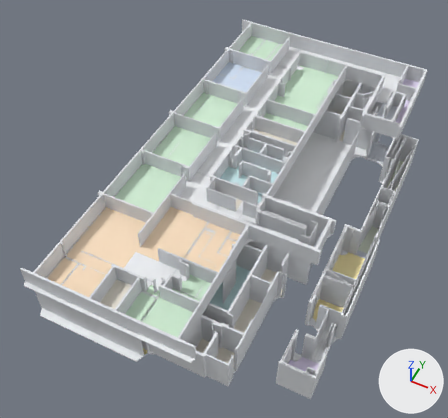
Two versions of the glTF model ProjetoSenaiHub/Arquivos/Map/Novo Projeto Mapa/saida/blender/glb/BlocoA.glb, one commit apart.
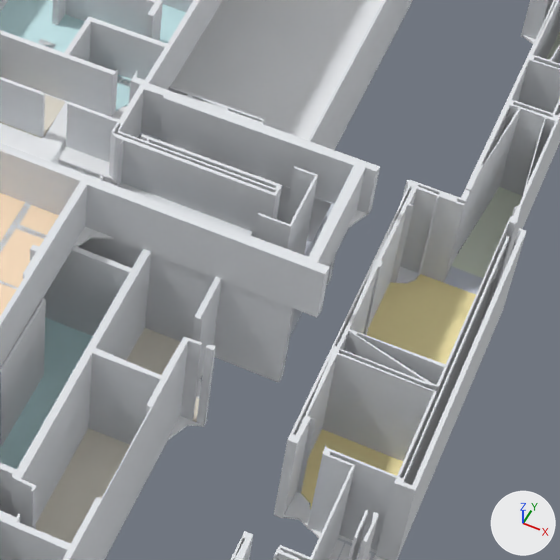
The first picture shows the older version from a 50 mm camera at (122.0, -337.0, 701.0) aimed at (-155.0, 218.0, 8.0). The close-ups show the older and then the newer version on the part from 50% to 87% of the width and 41% to 81% of the height of that picture. Only the edits that show in the close-ups are written down. Arrows for +X, +Y and +Z are at lower right; the lights stay in place. Vertices at exactly the same position are counted once.

Script lines for the objects in view, before the commit:
```python
ob_a0___paredes = bpy.data.objects.new('A0 — Paredes', me_a0___paredes)
ob_a0___paredes.location = (0.0, 0.0, 0.0)
ob_a2___oficina_de_baixa_e_alta_fusão = bpy.data.objects.new('A2 — Oficina de Baixa e Alta Fusão', me_a2___oficina_de_baixa_e_alta_fusão)
ob_a2___oficina_de_baixa_e_alta_fusão.location = (0.0, 0.0, 0.0)
ob_a2___paredes = bpy.data.objects.new('A2 — Paredes', me_a2___paredes)
ob_a2___paredes.location = (0.0, 0.0, 0.0)
ob_a2___piso_das_escadas = bpy.data.objects.new('A2 — Piso das escadas', me_a2___piso_das_escadas)
ob_a2___piso_das_escadas.location = (0.0, 0.0, 0.0)
ob_a___escada_4___paredes = bpy.data.objects.new('A — Escada 4 — Paredes', me_a___escada_4___paredes)
ob_a___escada_4___paredes.location = (0.0, 0.0, 0.0)
# also in view: 'A2 — Circulação' at (-137.0, 275.0, 51.0); 'A0 — Manutenção' at (-37.0, 96.0, -1.0); 'A0 — Circulação' at (-112.0, 271.0, -1.0); 'A0 — Sanitário Masculino' at (-83.0, 87.0, -1.0); 'A0 — Banda Marcial' at (46.0, 162.0, -1.0)
```
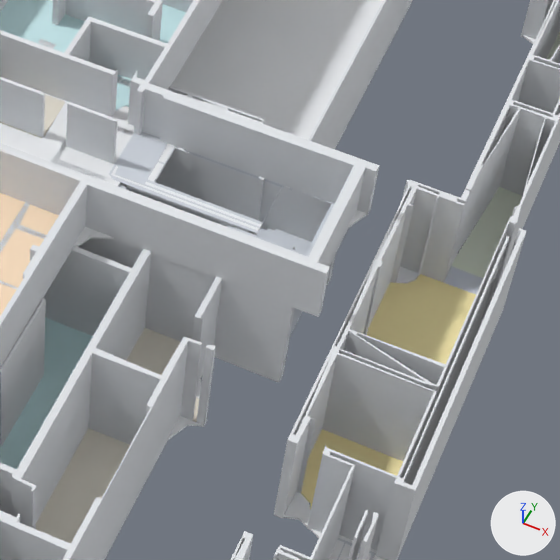
The change, as a diff of the scene's bpy script:
```diff
--- a/ProjetoSenaiHub/Arquivos/Map/Novo Projeto Mapa/saida/blender/glb/BlocoA.glb.py
+++ b/ProjetoSenaiHub/Arquivos/Map/Novo Projeto Mapa/saida/blender/glb/BlocoA.glb.py
@@ me_a0___paredes @@
 # used by ob_a0___paredes; location = (0.0, 0.0, 0.0)
-me_a0___paredes.from_pydata(...)  # 1660 vertices, 3456 faces; spans x -299.0..74.0, y -41.0..596.0, z -1.0..51.0
+me_a0___paredes.from_pydata(...)  # 1622 vertices, 3360 faces; spans x -299.0..74.0, y -41.0..596.0, z -1.0..51.0
+# me_a0___paredes part 1: 2 vertices moved from x -60.0, y 157.0, z -1.0..51.0 to x -60.0, y 156.0, z -1.0..51.0; 38 vertices removed from x -110.0..-24.0, y 168.0..204.0, z -1.0..51.0; 20 vertices added at x -110.0..-26.0, y 149.0..206.0, z -1.0..51.0
+# other edits to the shape of me_a0___paredes do not show in these pictures
 me_a0___paredes.materials.append(mat_parede)
@@ me_a2___paredes @@
 # used by ob_a2___paredes; location = (0.0, 0.0, 0.0)
-me_a2___paredes.from_pydata(...)  # 894 vertices, 1796 faces; spans x -309.0..39.0, y -40.0..598.0, z 50.0..77.0
+me_a2___paredes.from_pydata(...)  # 846 vertices, 1680 faces; spans x -309.0..39.0, y -40.0..598.0, z 50.0..77.0
+# me_a2___paredes part 2: the loose piece of 16 vertices spanning x -20.0..-6.0, y 167.0..196.0, z 50.0..77.0 is deleted
+# me_a2___paredes part 3: 2 vertices moved from x -83.0, y 159.0, z 50.0..77.0 to x -83.0, y 157.0, z 50.0..77.0; 46 vertices removed from x -89.0..-17.0, y 175.0..207.0, z 50.0..77.0; 6 vertices added at x -89.0..-86.0, y 206.0..208.0, z 50.0..77.0
+# other edits to the shape of me_a2___paredes do not show in these pictures
 me_a2___paredes.materials.append(mat_parede)
@@ me_a2___piso_das_escadas @@
 # used by ob_a2___piso_das_escadas; location = (0.0, 0.0, 0.0)
-me_a2___piso_das_escadas.from_pydata(...)  # 378 vertices, 676 faces; spans x -83.0..4.0, y 156.0..513.0, z 50.0..51.0
+me_a2___piso_das_escadas.from_pydata(...)  # 427 vertices, 629 faces; spans x -89.0..31.0, y 156.0..513.0, z 50.0..51.0
+# me_a2___piso_das_escadas part 4: 1 vertex moved within x -26.0, y 167.0, z 51.0; 6 vertices removed from x -80.0..-26.0, y 167.0..185.0, z 50.0..51.0; 98 vertices added at x -89.0..-6.0, y 157.0..206.0, z 50.0..51.0
+# other edits to the shape of me_a2___piso_das_escadas do not show in these pictures
 me_a2___piso_das_escadas.materials.append(mat_piso_escada)
@@ me_a___escada_4___paredes @@
 # used by ob_a___escada_4___paredes; location = (0.0, 0.0, 0.0)
-me_a___escada_4___paredes.from_pydata(...)  # 150 vertices, 290 faces; spans x -89.6..3.3, y 151.2..210.9, z -1.2..50.0
+me_a___escada_4___paredes.from_pydata(...)  # 94 vertices, 174 faces; spans x -89.6..3.3, y 151.2..210.9, z -1.2..50.0
+# me_a___escada_4___paredes part 5: the loose piece of 16 vertices spanning x -19.7..-6.1, y 166.6..196.0, z -1.2..50.0 is deleted
+# other edits to the shape of me_a___escada_4___paredes do not show in these pictures
 me_a___escada_4___paredes.materials.append(mat_parede)
```

Where the change shows, as pixel boxes (x1, y1, x2, y2) in the close-ups (560 x 560 px; the box of a moved part takes in the faces that stretch with it):
'A2 — Paredes', reshaped: before (0, 0, 380, 368); after (0, 0, 379, 368)
'A — Escada 4 — Paredes', reshaped: before (79, 187, 336, 382); after (79, 154, 336, 382)
part 1 of me_a0___paredes, moved or reshaped: before (0, 136, 265, 381); after (0, 126, 265, 381)
part 2 of me_a2___paredes, deleted: before (255, 166, 318, 251)
part 3 of me_a2___paredes, cut back: before (72, 85, 282, 234); after (99, 85, 368, 179)
part 4 of me_a2___piso_das_escadas, cut back: after (109, 133, 301, 249)
part 5 of me_a___escada_4___paredes, deleted: before (285, 212, 311, 255)
'A2 — Escada', unchanged, uncovered by the edit: before (137, 132, 334, 257); after (117, 132, 334, 257)
